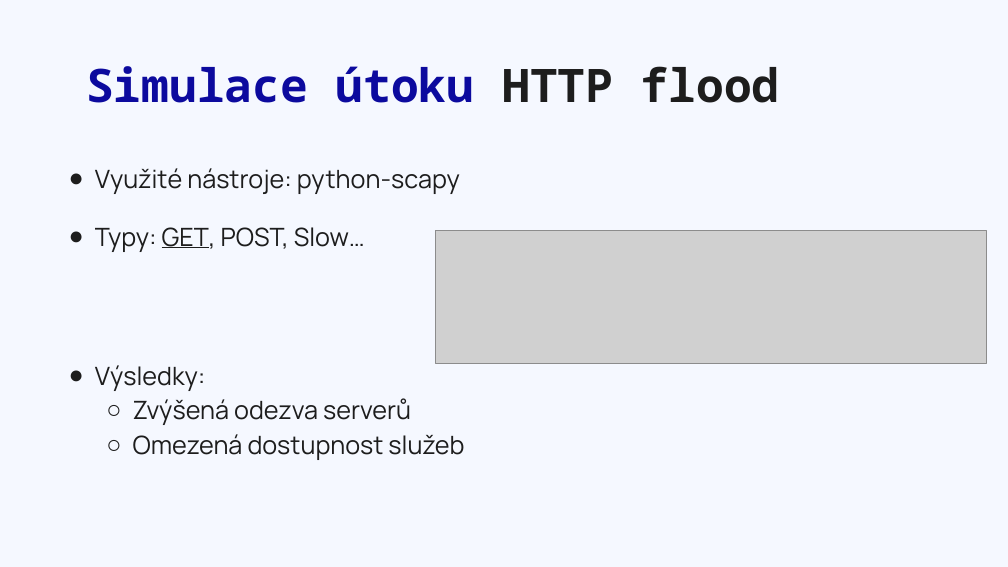
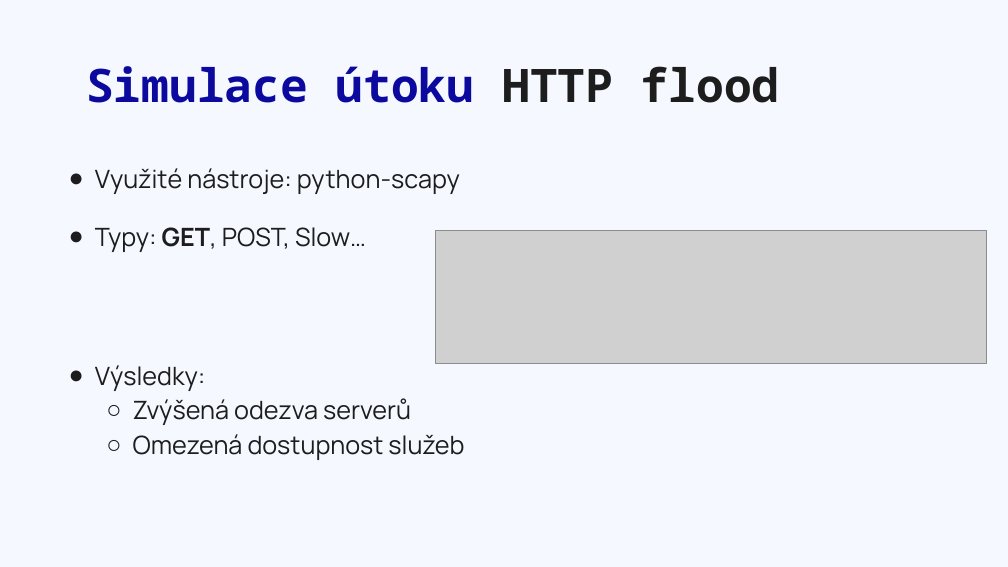
Before and after one commit to CookieKGcz/Dlouhodobka, a slide deck: slide 5 of ~~Dlouhodobka~~/Útoky_typu_DoS.pptx. Drawn at 1008x567 pixels with LibreOffice and Linux fonts; fonts in the diff are those of the drawing; grey boxes stand for pictures. Boxes give left, top, right and bottom in pixels: in the first picture for what was removed or moved away, otherwise in the second. Text is boxed around its words. In the diff, an @@ line names an element or a change of style, - is before the commit and + after.

```diff
--- a/~~Dlouhodobka~~/Útoky_typu_DoS.pptx
+++ b/~~Dlouhodobka~~/Útoky_typu_DoS.pptx
@@ text at <box>95,227,366,252</box>: bold on, underline off in "GET," @@
```
Also in this commit, not shown: 3 other slides changed, 11 other files.
